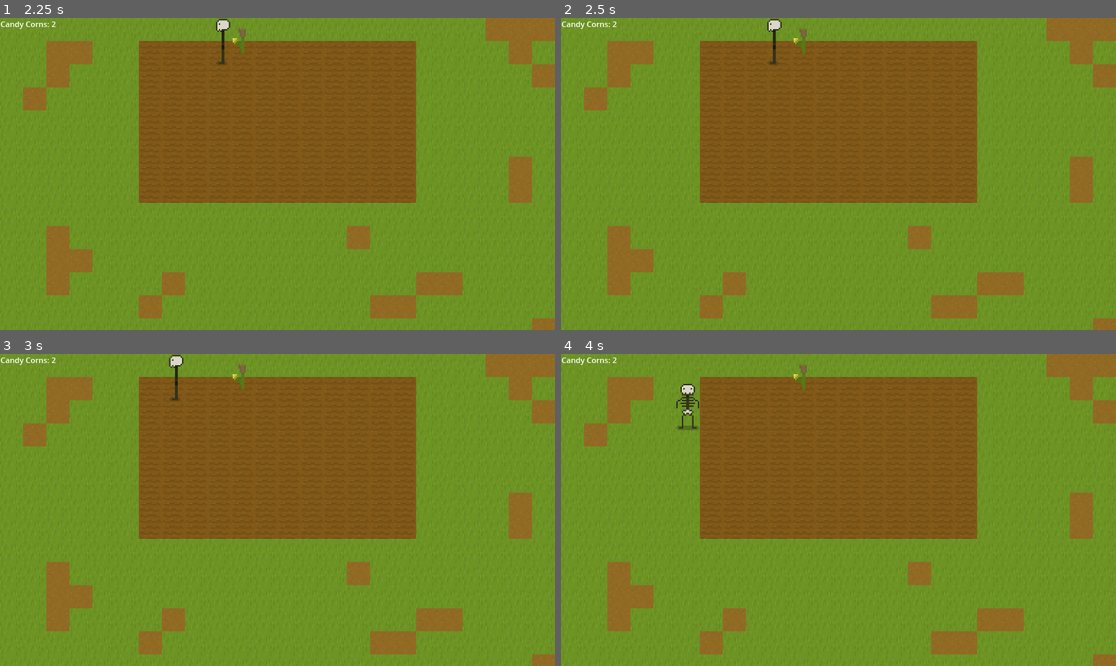
Above: before the commit, frames 1-4 (two rows, left to right).
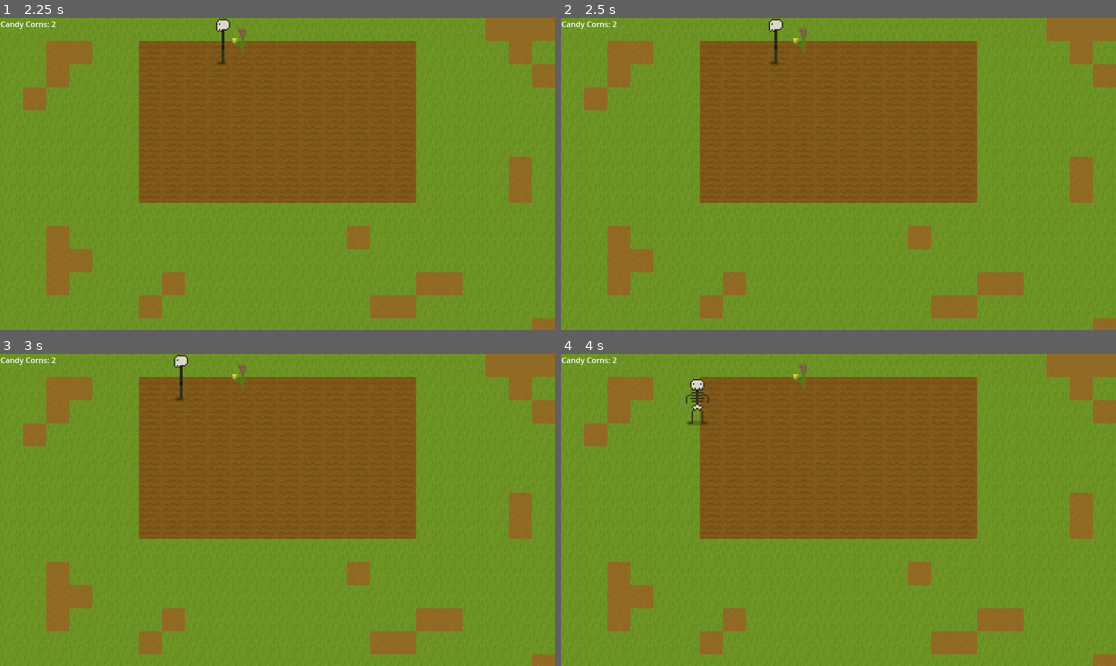
Above: after the commit, the same moments.

Repository: sjhayden/Super-Simple-Spooky-Seed-Simulator
Game: Godot game, scene res://Scenes/world.tscn
Two runs of this game, one before a commit and one after it. Both use one fixed random seed, a clock stepped at 60 frames per second and the inputs below.
Inputs:
- Up to frame 1 (2.25 s): tap Enter at 0.5, 2 s; hold Up (up) 0.53-2.03 s; tap K (attack) at 0.6, 1.35 s; tap Space at 1.25 s; hold Left (left) from 2.03 s (still down); tap J (plant_harvest) at 2.1 s
- Up to frame 2 (2.5 s): keep holding Left (left); tap K (attack) at 2.3 s
- Up to frame 3 (3 s): keep holding Left (left); tap K (attack) at 2.85 s
- Up to frame 4 (4 s): release Left (left) at 3.53 s; hold Down (down) from 3.53 s (still down); tap K (attack) at 3.6 s

Frame 1 is identical in both runs. In frame 2, 0.1% of the frame differs, in the area x 37-41%, y 0-16%; in frame 3, 0.2%; in frame 4, 0.5%, in the area x 20-27%, y 8-25%.

Commit message:
Changed attack speed back

Diff:
--- a/super-simple-spooky-seed-simulator/Scripts/player.gd
+++ b/super-simple-spooky-seed-simulator/Scripts/player.gd
@@ -66,7 +66,7 @@
 #	var animation_name = ""
 
 	var damage_zone_collision = damage_zone.get_node("Hitbox")
-	var wait_time = 0.15
+	var wait_time = 0.2
 	damage_zone_collision.disabled = false
 	await get_tree().create_timer(wait_time).timeout
 	damage_zone_collision.disabled = true
